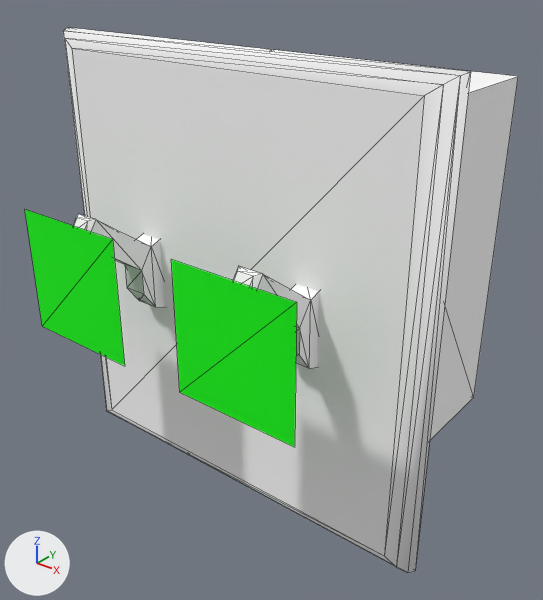
Renders of the COLLADA model scenery/reds_light_switches/models/light_switch2.dae from each side of a commit.
Camera for both pictures: a camera (50 mm lens) standing at (0.1241, -0.1159, 0.0751) and looking at (0.0183, 0.0164, -0.0069). Lighting does not change. The marker at lower left points along +X, +Y and +Z. Mesh edges are drawn as thin lines. Where no turn or scale is listed for an object, it has been applied to the vertices.

The older version as bpy lines, for what is in view:
```python
me_cursor1 = bpy.data.meshes.new('cursor1')
me_cursor1.from_pydata([(0.03, 0.0, 0.03), (0.0, 0.0, 0.0), (0.03, 0.0, 0.0), (0.0, 0.0, 0.03)], [], [(0, 1, 2), (1, 0, 3)])
me_cursor1.materials.append(mat_cursor)  # green #00ff00
me_cursor2 = bpy.data.meshes.new('cursor2')
me_cursor2.from_pydata([(0.03, 0.0, 0.03), (0.0, 0.0, 0.0), (0.03, 0.0, 0.0), (0.0, 0.0, 0.03)], [], [(0, 1, 2), (1, 0, 3)])
me_cursor2.materials.append(mat_cursor)  # green #00ff00
me_switch2 = bpy.data.meshes.new('switch2')
me_switch2.from_pydata(...)  # 28 vertices, 52 faces; spans x -0.003..0.003, y -0.0251..0.0095, z -0.01..0.0193
me_switch2.materials.append(mat_material)  # white #ffffff
ob_cursor1 = bpy.data.objects.new('cursor1', me_cursor1)
ob_cursor1.location = (-0.021, -0.0239, -0.0107)
ob_cursor2 = bpy.data.objects.new('cursor2', me_cursor2)
ob_cursor2.location = (0.026, -0.0239, -0.0107)
ob_switch2 = bpy.data.objects.new('switch2', me_switch2)
ob_switch2.location = (0.041, 0.003, 0.0)
# also in view: 'switch1' at (-0.006, -0.0048, 0.0046); 'SketchUp' at (0.0175, 0.032, 0.0)
```
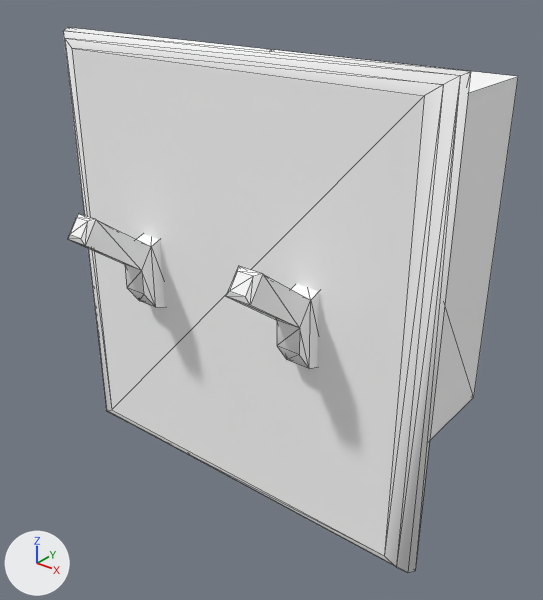
The change in detail:
Object 'cursor1' (ob_cursor1) is deleted.
Object 'cursor2' (ob_cursor2) is deleted.

Location of each change, [x1, y1, x2, y2] in pixels of the pictures (543 x 600 px):
'cursor2', deleted (green): before [171, 259, 297, 447]
'cursor1', deleted (green): before [25, 209, 125, 366]
